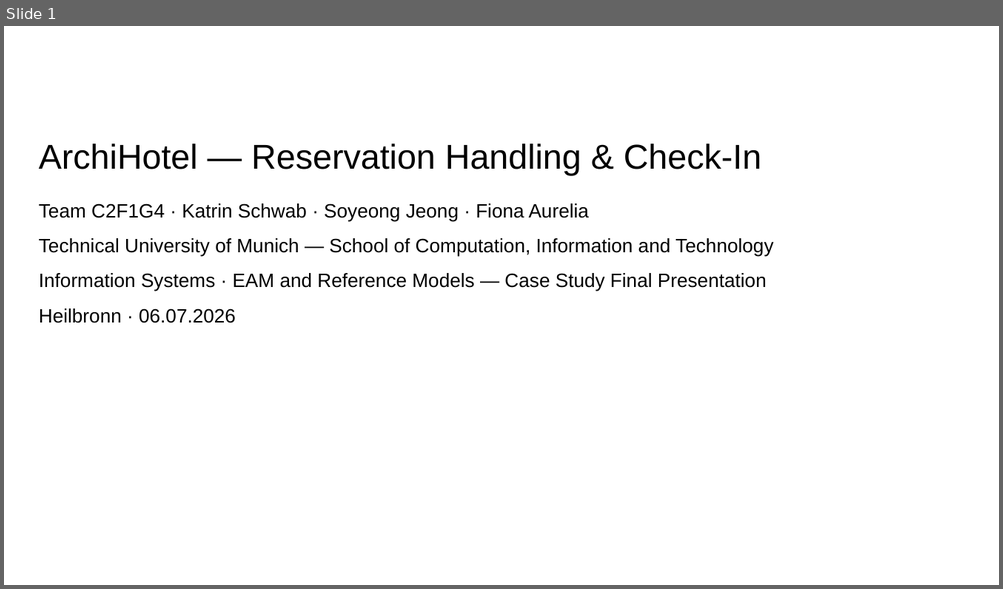
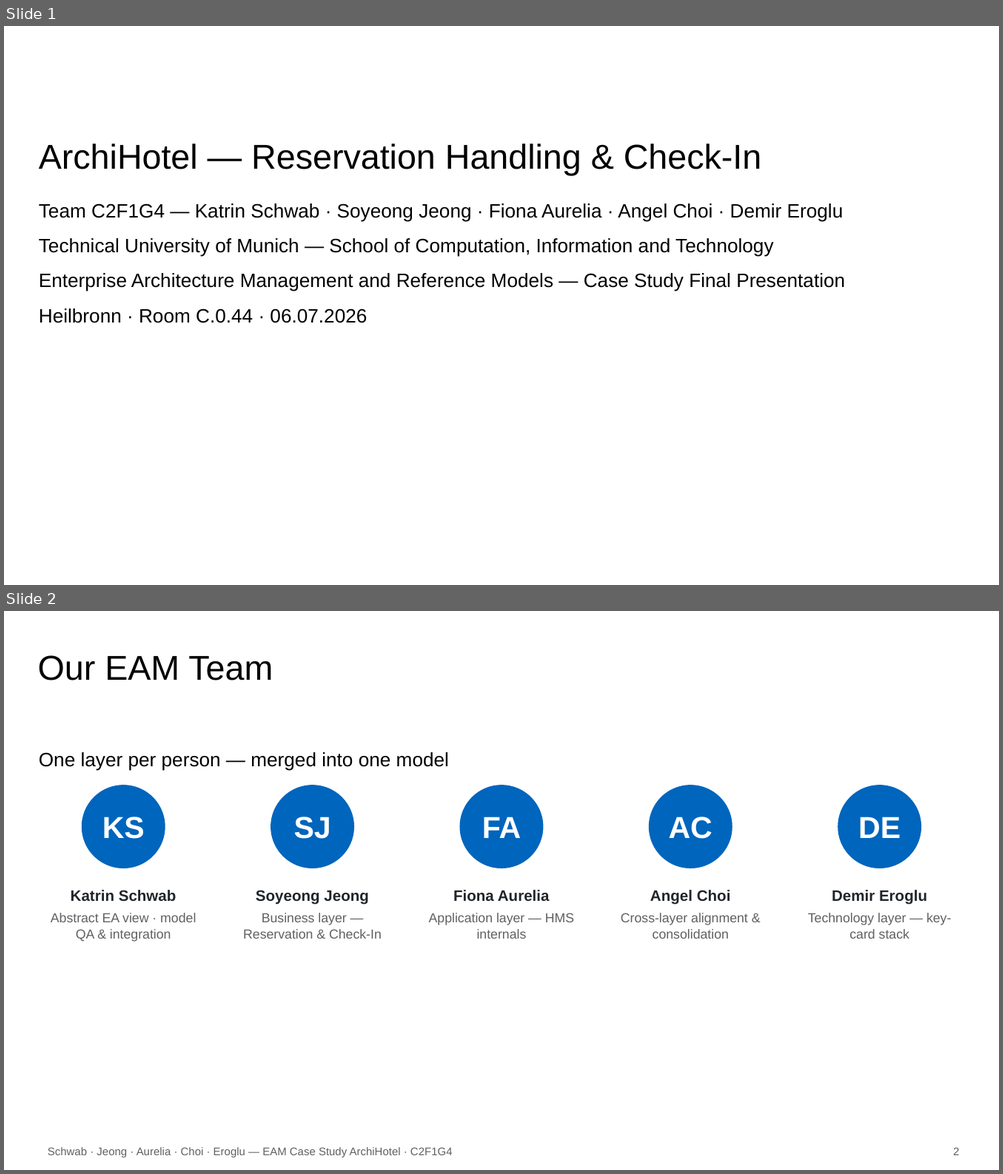
Before and after one commit to KatrinSchw/enterprise-architecture-model, a slide deck: slides/C2F1G4.pptx. Shown one above the other, each under a label of ours: slide 1 before the commit, slides 1 and 2 after it. The pictures are 1003x589 and 1003x1174 pixels, drawn with LibreOffice and Linux fonts; fonts in the diff are those of the drawing; background and template pictures are left out. Boxes give left, top, right and bottom in pixels: in the first picture for what was removed or moved away, otherwise in the second. Text is boxed around its words. In the diff, an @@ line names an element or a change of style, - is before the commit and + after.

```diff
--- a/slides/C2F1G4.pptx
+++ b/slides/C2F1G4.pptx
@@ slide 2 added at [4,611,999,1170], background #FFFFFF @@
@@ title added at [38,655,273,681], 25 pt, text #000000 @@
+Our EAM Team
@@ text added at [39,752,449,771], 14 pt, text #000000 @@
+One layer per person — merged into one model
@@ ellipse added at [82,785,165,869], fill #0065BD, 22 pt, text #FFFFFF, bold @@
+KS
@@ ellipse added at [270,785,354,869], fill #0065BD, 22 pt, text #FFFFFF, bold @@
+SJ
@@ ellipse added at [460,785,543,869], fill #0065BD, 22 pt, text #FFFFFF, bold @@
+FA
@@ ellipse added at [649,785,732,869], fill #0065BD, 22 pt, text #FFFFFF, bold @@
+AC
@@ ellipse added at [837,785,921,869], fill #0065BD, 22 pt, text #FFFFFF, bold @@
+DE
@@ text added at [51,890,196,942], 9.5 pt, text #606060 @@
+Katrin Schwab
+Abstract EA view · model QA & integration
@@ text added at [243,890,381,939], 9.5 pt, text #606060 @@
+Soyeong Jeong
+Business layer — Reservation & Check-In
@@ text added at [429,890,574,939], 9.5 pt, text #606060 @@
+Fiona Aurelia
+Application layer — HMS internals
@@ text added at [620,890,748,939], 9.5 pt, text #606060 @@
+Angel Choi
+Cross-layer alignment & consolidation
@@ text added at [808,890,950,939], 9.5 pt, text #606060 @@
+Demir Eroglu
+Technology layer — key-card stack
@@ text added at [48,1147,452,1158], 8 pt, text #606060 @@
+Schwab · Jeong · Aurelia · Choi · Eroglu — EAM Case Study ArchiHotel · C2F1G4
@@ text added at [953,1147,959,1156], 8 pt, text #606060 @@
+2
@@ slide 1 changed as well @@
@@ text at [39,204,843,222]: text changed @@
-Team C2F1G4 · Katrin Schwab · Soyeong Jeong · Fiona Aurelia
+Team C2F1G4 — Katrin Schwab · Soyeong Jeong · Fiona Aurelia · Angel Choi · Demir Eroglu
@@ text at [39,273,845,323]: text changed @@
-Information Systems · EAM and Reference Models — Case Study Final Presentation
-Heilbronn · 06.07.2026
+Enterprise Architecture Management and Reference Models — Case Study Final Presentation
+Heilbronn · Room C.0.44 · 06.07.2026
```
Also in this commit, not shown: 13 other slides added, 8 slides removed, 5 other files.
